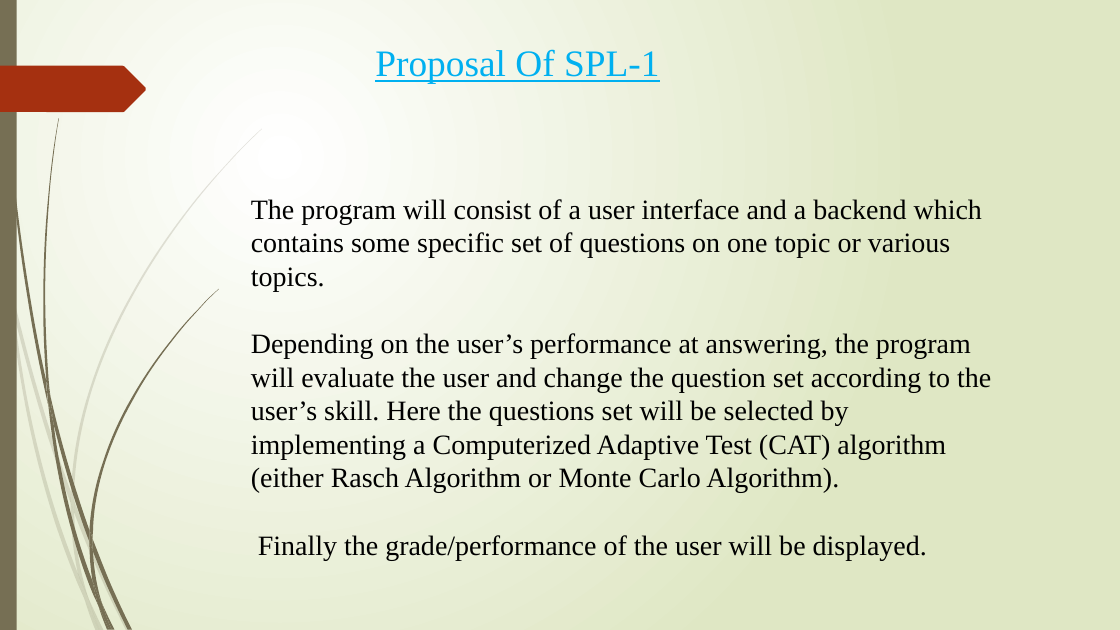
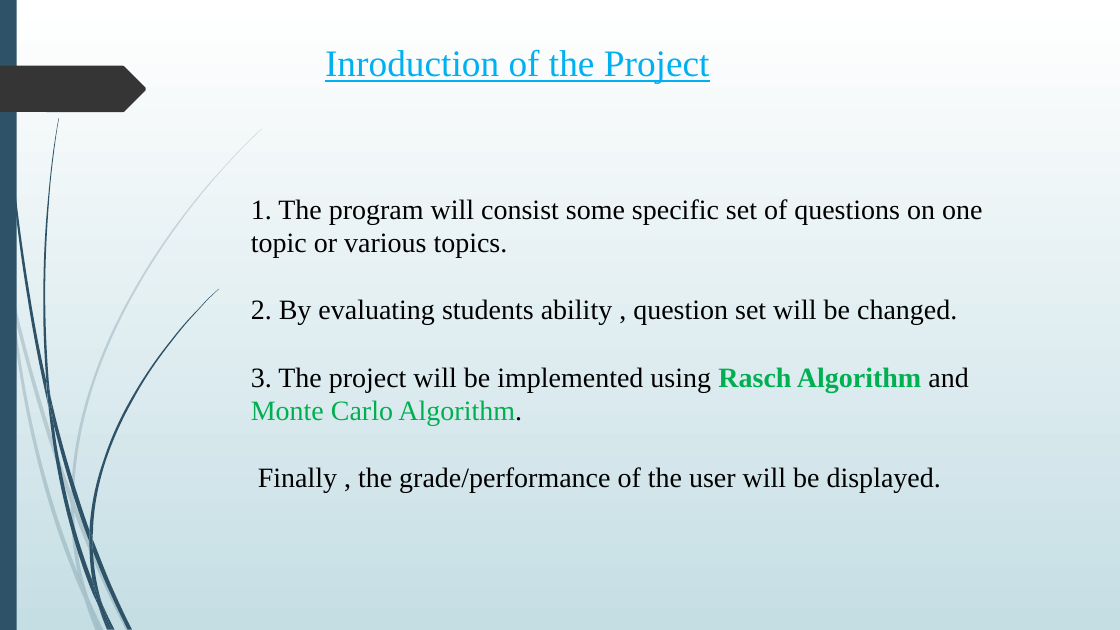
Before and after one commit to meKhairul/SPL---1, a slide deck: slide 13 of Computerized Adaptive Test System.pptx (slide 5 before the commit). Drawn at 1120x630 pixels with LibreOffice and Linux fonts; fonts in the diff are those of the drawing. Boxes give left, top, right and bottom in pixels: in the first picture for what was removed or moved away, otherwise in the second. Text is boxed around its words. In the diff, an @@ line names an element or a change of style, - is before the commit and + after.

Commit message:
final

```diff
--- a/Computerized Adaptive Test System.pptx
+++ b/Computerized Adaptive Test System.pptx
@@ background gradient #FFFFFF to #DFE8C4 to gradient #FFFFFF to #C5DEE5 @@
@@ freeform shape at bbox=[3, 0, 48, 404]: fill #766F54 to #2E5369; outline redrawn @@
@@ text at bbox=[325, 49, 710, 84]: text changed @@
-Proposal Of SPL-1
+Inroduction of the Project
@@ freeform shape at bbox=[0, 66, 146, 112]: fill #A53010 to #353535 @@
@@ fill #766F54 to #2E5369 in 12 elements at bbox=[50, 397, 89, 542], bbox=[92, 539, 132, 629], bbox=[48, 401, 98, 607], bbox=[103, 604, 115, 630], bbox=[46, 377, 54, 424], bbox=[89, 289, 218, 539], bbox=[98, 607, 109, 630], bbox=[89, 542, 102, 604], bbox=[89, 530, 92, 551], bbox=[92, 581, 112, 629], bbox=[0, 0, 17, 630], bbox=[43, 118, 59, 397] @@
@@ text at bbox=[251, 199, 982, 493]: text changed @@
-The program will consist of a user interface and a backend which contains some specific set of questions on one topic or various topics.
-Depending on the user’s performance at answering, the program will evaluate the user and change the question set according to the user’s skill. Here the questions set will be selected by implementing a Computerized Adaptive Test (CAT) algorithm (either Rasch Algorithm or Monte Carlo Algorithm).
-Finally the grade/performance of the user will be displayed.
+1. The program will consist some specific set of questions on one topic or various topics.
+2. By evaluating students ability , question set will be changed.
+3. The project will be implemented using Rasch Algorithm and Monte Carlo Algorithm.
+Finally , the grade/performance of the user will be displayed.
@@ fill #766F54 at 20% opacity to #2E5369 at 20% opacity in 10 elements at bbox=[0, 237, 9, 294], bbox=[12, 290, 71, 503], bbox=[74, 501, 130, 630], bbox=[88, 597, 104, 630], bbox=[9, 294, 85, 600], bbox=[71, 503, 88, 597], bbox=[71, 129, 262, 501], bbox=[85, 600, 100, 630], bbox=[71, 492, 74, 513], bbox=[78, 574, 100, 630] @@
```
Also in this commit, not shown: 5 other slides changed, 7 slides added, 1 slide removed.
